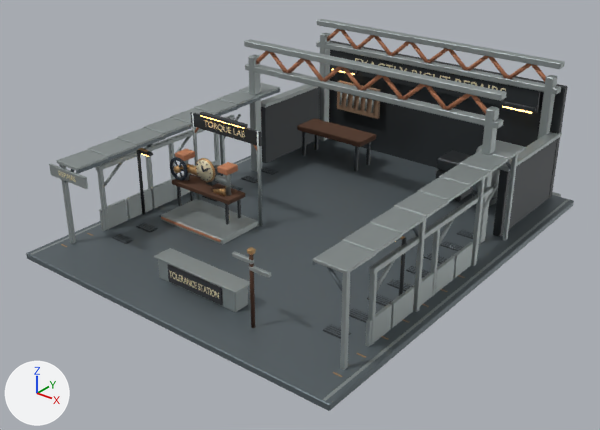
What one commit did to the glTF model assets/storefronts/calibration-spire-garage.glb.
Before and after are seen from a 50 mm camera at (21.5, -20.5, 17.7) aimed at (-0.1, 6.5, 1.0). The lights are fixed; the arrows at lower left show +X, +Y and +Z. The picture after the commit comes second. Vertices at exactly the same position are counted once.

The older version as bpy lines, for what is in view:
```python
me_exactly_right_repairs_001 = bpy.data.meshes.new('EXACTLY RIGHT REPAIRS.001')
me_exactly_right_repairs_001.from_pydata(...)  # 14958 vertices, 28606 faces; spans x -8.4..8.4, y -2.6..18.5, z -0.5..7.1
me_exactly_right_repairs_001.materials.append(mat_sign_ink_cream)  # beige #e4d8b2
me_exactly_right_repairs_001.materials.append(mat_steel)
me_exactly_right_repairs_001.materials.append(mat_dark)
me_exactly_right_repairs_001.materials.append(mat_iron)
me_exactly_right_repairs_001.materials.append(mat_orange)
me_exactly_right_repairs_001.materials.append(mat_light)  # orange #ffcb79, glowing orange #ffcb79
me_exactly_right_repairs_001.materials.append(mat_wood)
me_exactly_right_repairs_001.materials.append(mat_tan)
me_exactly_right_repairs_001.materials.append(mat_edge)
me_exactly_right_repairs_001.materials.append(mat_brass)
me_exactly_right_repairs_001.materials.append(mat_coal)
me_exactly_right_repairs_001.materials.append(mat_cream)
me_exactly_right_repairs_001.materials.append(mat_navy)
ob_calibration_spire_garage = bpy.data.objects.new('calibration-spire-garage', me_exactly_right_repairs_001)
ob_calibration_spire_garage.location = (0.0, 0.0, 0.0)
```
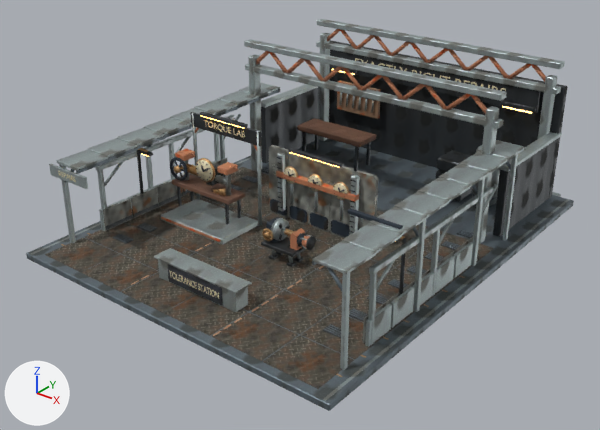
Edits to the bpy script that builds the scene:
```text
Add mat_safety:
    mat_safety = bpy.data.materials.new('Safety')
    # uses the picture img_port_paint2_relief
    # uses the picture img_port_paint2_roughness
    # uses the picture img_safety
Add mat_workskin:
    mat_workskin = bpy.data.materials.new('Workskin')
    # uses the picture img_port_paint2_relief
    # uses the picture img_port_paint2_roughness
    # uses the picture img_workskin
Add mat_workdeck:
    mat_workdeck = bpy.data.materials.new('Workdeck')
    # uses the picture img_port_plate_relief
    # uses the picture img_port_plate_roughness
    # uses the picture img_workdeck
Change me_exactly_right_repairs_001:
    remove me_exactly_right_repairs_001.from_pydata(...)  # 14958 vertices, 28606 faces; spans x -8.4..8.4, y -2.6..18.5, z -0.5..7.1
    add me_exactly_right_repairs_001.from_pydata(...)  # 20988 vertices, 39670 faces; spans x -8.4..8.4, y -2.6..18.5, z -0.5..7.1
    me_exactly_right_repairs_001 part 1: the loose piece of 32 vertices spanning x -2.7..-2.6, y 5.1..5.2, z 0.6..1.8 is copied, and the copy is scaled about its middle by (2.48, 2.29, 2.42), then moved by (0.9, 2.0, 0.8), in mat_steel; it spans x -1.9..-1.6, y 7.0..7.3, z 0.5..3.4
    me_exactly_right_repairs_001 part 2: a new loose piece, a 10-sided cylinder along z spanning x -1.12..-0.96, y 7.02..7.16, z 1.09..2.5, in mat_steel
    me_exactly_right_repairs_001 part 3: a new loose piece, a 10-sided cylinder along z spanning x 0.32..0.48, y 7.02..7.16, z 1.09..2.5, in mat_steel
    me_exactly_right_repairs_001 part 4: a new loose piece, a 10-sided cylinder along z spanning x 1.76..1.92, y 7.02..7.16, z 1.09..2.5, in mat_steel
    me_exactly_right_repairs_001 part 5: the loose piece of 32 vertices spanning x 2.5..3.5, y -0.8..-0.6, z 2.8..3.0 is deleted
    me_exactly_right_repairs_001 part 6: the loose piece of 32 vertices spanning x 3.3..4.3, y -0.8..-0.6, z 2.5..2.7 is deleted
    me_exactly_right_repairs_001 part 7: the loose piece of 32 vertices spanning x 3.3..3.5, y -0.8..-0.6, z 3.2..3.4 is deleted
    me_exactly_right_repairs_001 part 8: the loose piece of 28 vertices spanning x 3.3..3.5, y -0.8..-0.6, z 0.0..3.3 is deleted
    me_exactly_right_repairs_001 part 9: 2 vertices moved within x 7.5, y 1.9, z 0.0; 5594 vertices added at x -7.7..7.7, y -2.2..10.9, z 0.0..3.9
    me_exactly_right_repairs_001 part 10: 32 vertices added at x 5.2..7.6, y 2.7..2.9, z 4.1..4.3
    me_exactly_right_repairs_001 part 11: 19262 kept faces spanning x -8.4..8.4, y -2.6..18.5, z -0.5..7.1 get new texture (UV) coordinates
    other edits to the shape of me_exactly_right_repairs_001 do not show in these pictures
    add me_exactly_right_repairs_001.materials.append(mat_workdeck)
    add me_exactly_right_repairs_001.materials.append(mat_safety)
    add me_exactly_right_repairs_001.materials.append(mat_workskin)
Add ob_exactly_right_repairs_nozzle:
    ob_exactly_right_repairs_nozzle = bpy.data.objects.new('Exactly Right Repairs nozzle', me_calibration_spire_detachable_coupling_001)  # 112 vertices, 192 faces; spans x -0.06..0.531, y -0.32..0.32, z -0.32..0.32
    ob_exactly_right_repairs_nozzle.location = (1.85, 4.2, 1.28)
Add ob_exactly_right_repairs_drive:
    ob_exactly_right_repairs_drive = bpy.data.objects.new('Exactly Right Repairs drive', me_calibration_spire_live_workpiece_001)  # 1022 vertices, 1954 faces; spans x -0.93..0.9, y -0.66..0.48, z -0.57..0.6
    ob_exactly_right_repairs_drive.location = (1.0, 4.2, 1.28)
```

Pixel boxes (x1, y1, x2, y2) of what changed, in the pictures (600 x 430 px):
'Exactly Right Repairs drive', added: after (261, 217, 306, 257)
    faces in mat_iron: (261, 223, 306, 257)
    faces in mat_steel: (271, 218, 294, 241)
    faces in mat_orange: (290, 228, 305, 250)
    faces in mat_brass: (262, 228, 295, 241)
'Exactly Right Repairs nozzle', added: after (297, 233, 316, 250)
    faces in mat_iron: (297, 233, 316, 250)
part 1 of me_exactly_right_repairs_001, added: after (277, 153, 286, 211)
part 2 of me_exactly_right_repairs_001, added: after (290, 183, 294, 204)
part 3 of me_exactly_right_repairs_001, added: after (314, 192, 318, 212)
part 4 of me_exactly_right_repairs_001, added: after (340, 200, 343, 221)
part 5 of me_exactly_right_repairs_001, deleted: before (232, 252, 254, 264)
part 6 of me_exactly_right_repairs_001, deleted: before (249, 266, 271, 278)
part 7 of me_exactly_right_repairs_001, deleted: before (247, 247, 255, 255)
part 8 of me_exactly_right_repairs_001, deleted: before (249, 254, 255, 328)
part 9 of me_exactly_right_repairs_001, built on: after (45, 145, 494, 389)
part 10 of me_exactly_right_repairs_001, added: after (348, 208, 403, 229)
part 11 of me_exactly_right_repairs_001, surface changed: (28, 19, 574, 402) in both
